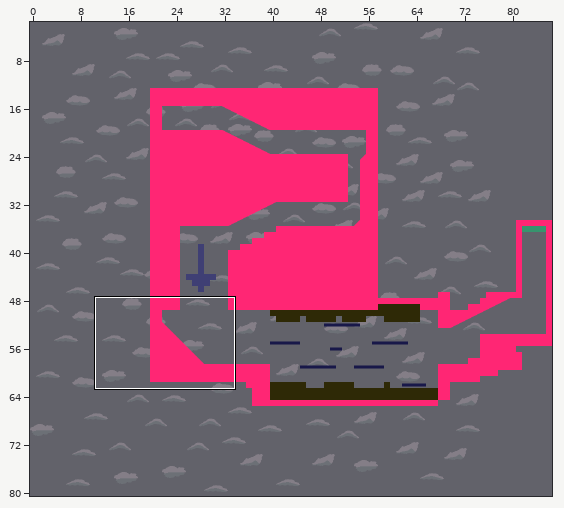
Tiled map, stored at New Unity Project/Assets/SuperTiled2Unity/Import(GE)/1st_Level.tmx. Above, an overview of the earlier version with the close-up marked.
Close-up. Earlier state:
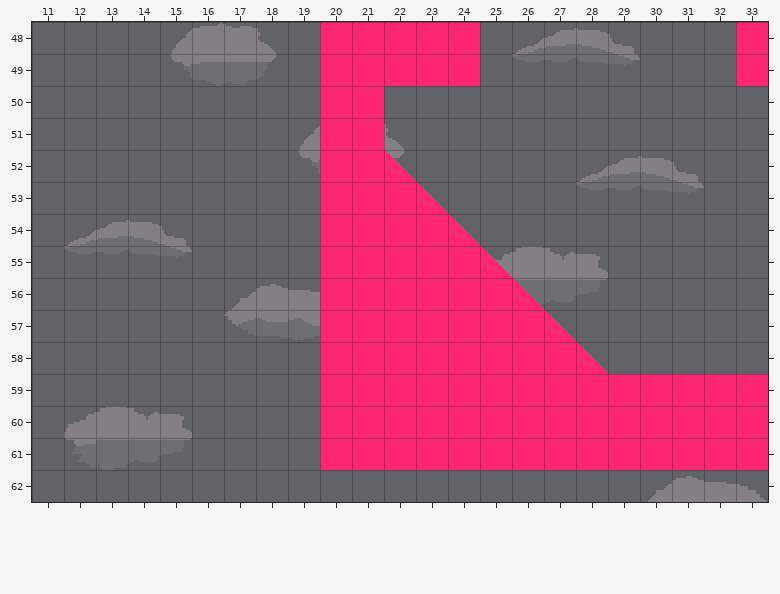
Cells are 16x16 px. Shown: x 11..33, y 48..62. The commit also changed other parts of the map, which this record leaves out.
Now the later version:
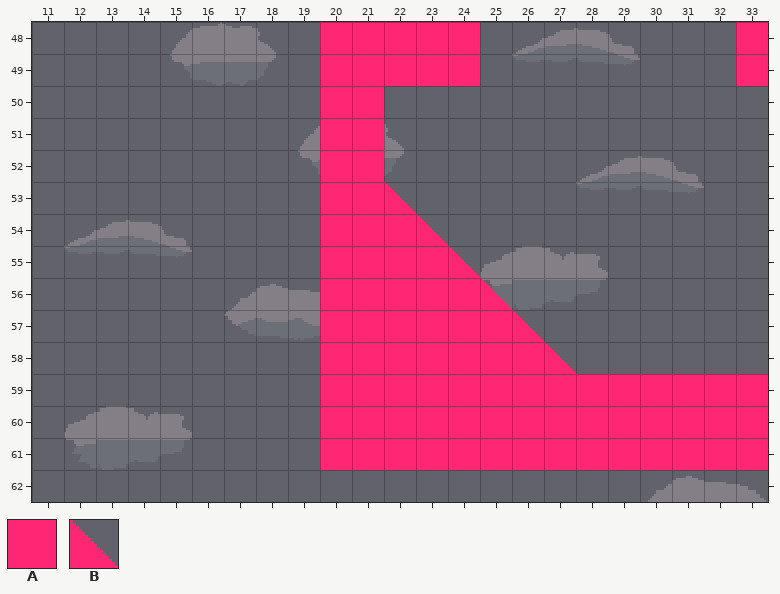
Key: from "Prototype_1": A 0, B 11.
_ is an empty cell.
From old to new:
Layer "Level_Collider_Ground":
y 52: x 22 B -> _
y 53: x 22..23 AB -> B_
y 54: x 23..24 AB -> B_
y 55: x 24..25 AB -> B_
y 56: x 25..26 AB -> B_
y 57: x 26..27 AB -> B_
y 58: x 27..28 AB -> B_
Changed places in both close-ups, as pixel boxes (x1, y1, x2, y2):
changed: (384, 150, 608, 374)
